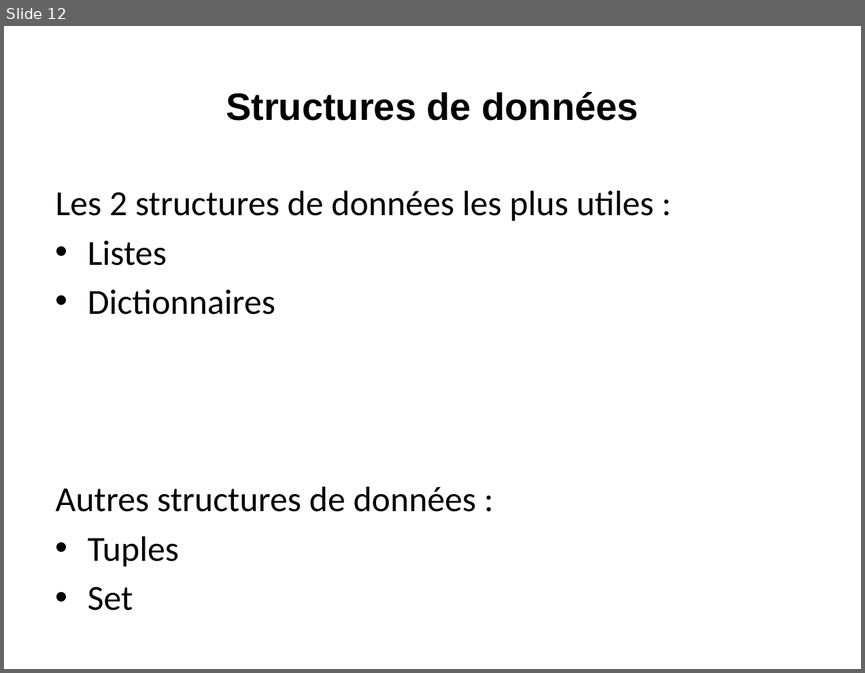
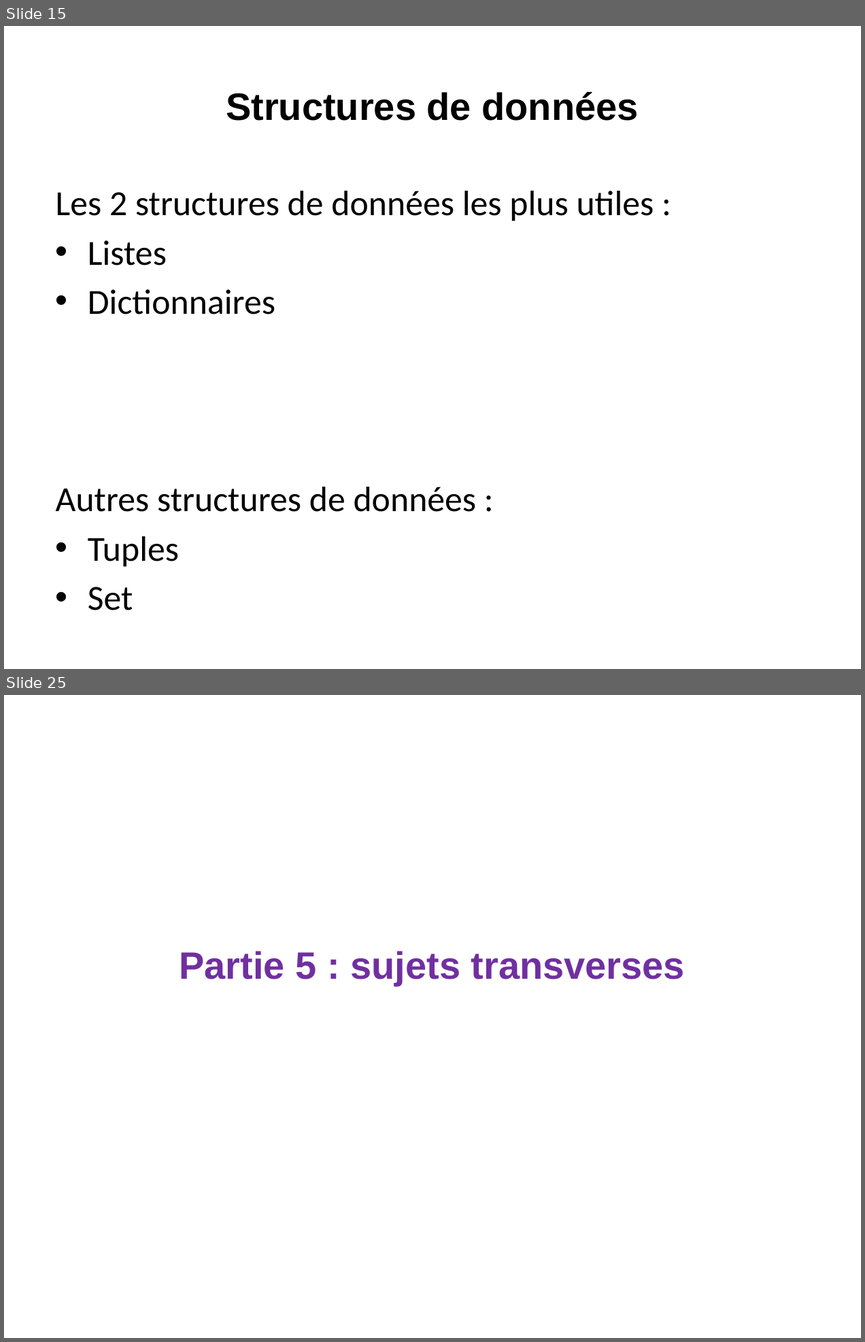
Before and after one commit to loicmidy/formation-python, a slide deck: formation python.pptx. Shown one above the other, each under a label of ours: slide 12 before the commit, slides 15 and 25 after it; the slides between them are not shown. The pictures are 865x673 and 865x1342 pixels, drawn with LibreOffice and Linux fonts; fonts in the diff are those of the drawing. Boxes give left, top, right and bottom in pixels: in the first picture for what was removed or moved away, otherwise in the second. Text is boxed around its words. In the diff, an @@ line names an element or a change of style, - is before the commit and + after.

```diff
--- a/formation python.pptx
+++ b/formation python.pptx
@@ slide 25 added at box(4, 695, 861, 1338), background #FFFFFF @@
@@ title added at box(179, 951, 685, 986), 32 pt, text #7030A0, bold @@
+Partie 5 : sujets transverses
@@ what was slide 12 is now slide 15 @@
```
Also in this commit, not shown: 2 slides changed, 12 other slides added, 9 other files.
